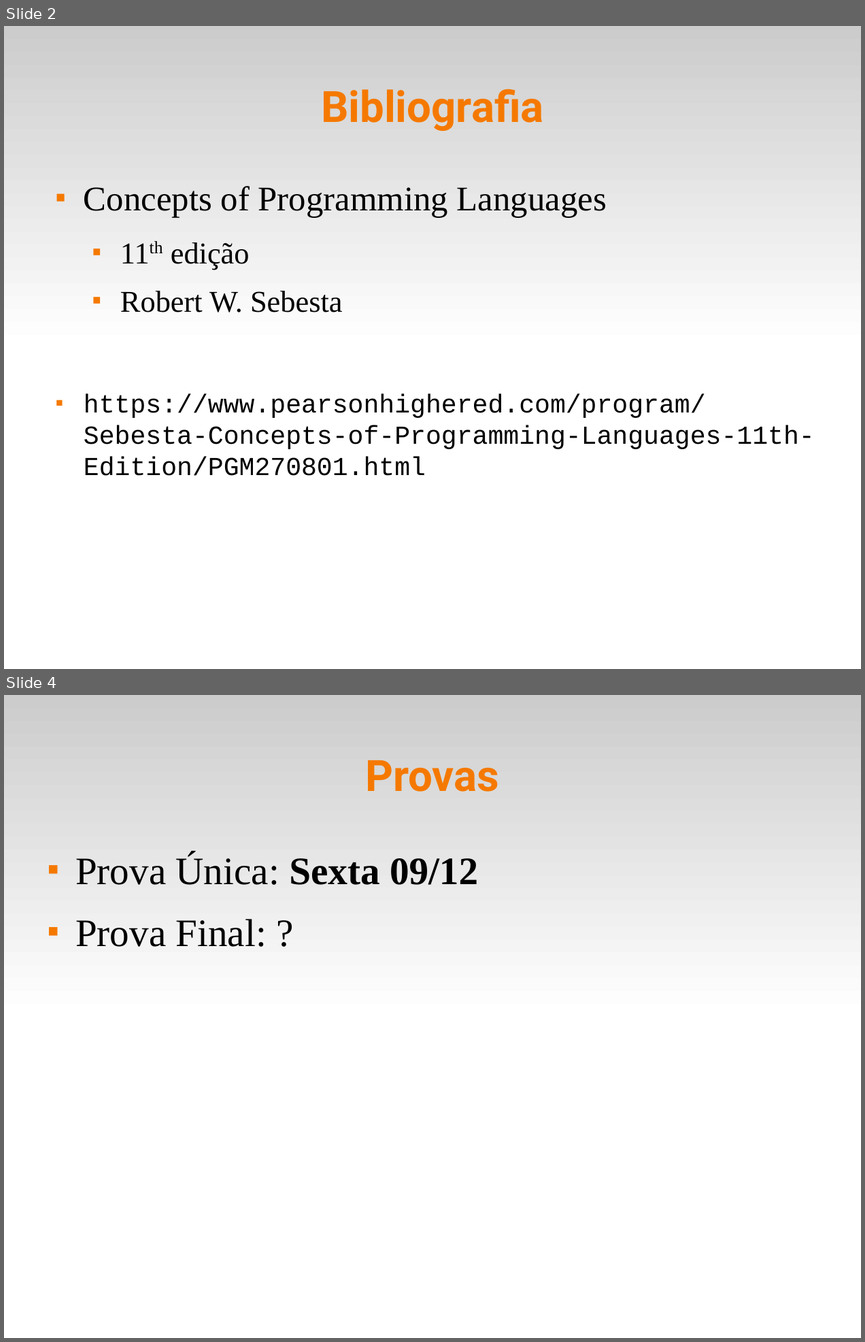
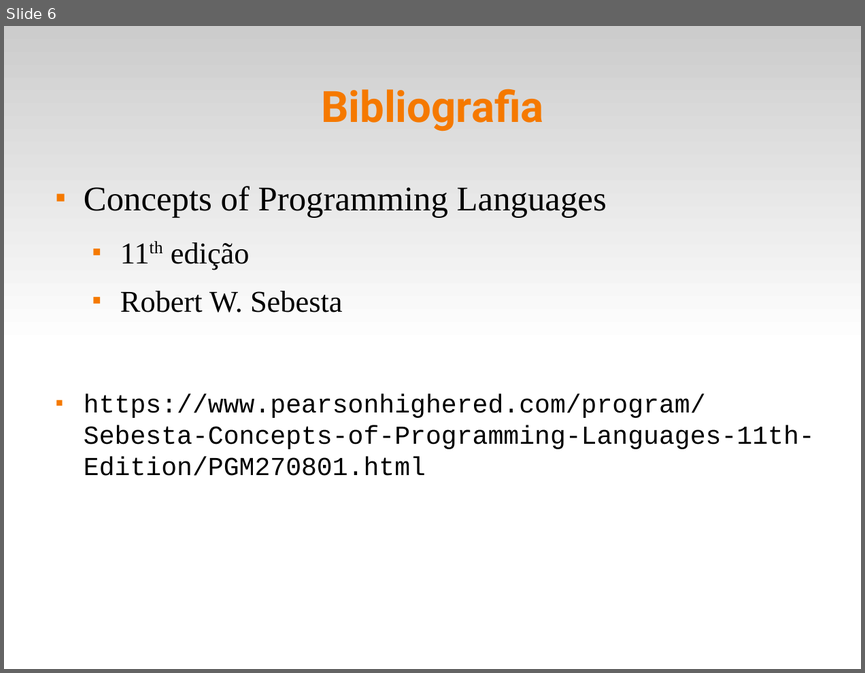
Before and after one commit to fsantanna-uerj/EDL, a slide deck: slides/edl-00.odp. Shown one above the other, each under a label of ours: slides 2 and 4 before the commit, slide 6 after it; the slides between them are not shown. The pictures are 865x1342 and 865x673 pixels, drawn with LibreOffice and Linux fonts; fonts in the diff are those of the drawing. Boxes give left, top, right and bottom in pixels: in the first picture for what was removed or moved away, otherwise in the second. Text is boxed around its words. In the diff, an @@ line names an element or a change of style, - is before the commit and + after.

```diff
--- a/slides/edl-00.odp
+++ b/slides/edl-00.odp
@@ slide 4 removed at (4, 695, 861, 1338), background #FFFFFF; not listed: 1 template element that a slide beside it also shows @@
@@ title removed at (366, 760, 500, 792) @@
-Provas
@@ text removed at (75, 853, 478, 947) @@
-■ Prova Única: Sexta 09/12
-■ Prova Final: ?
@@ what was slide 2 is now slide 6 @@
```
Also in this commit, not shown: 5 slides changed, 4 slides added, 1 other file.
